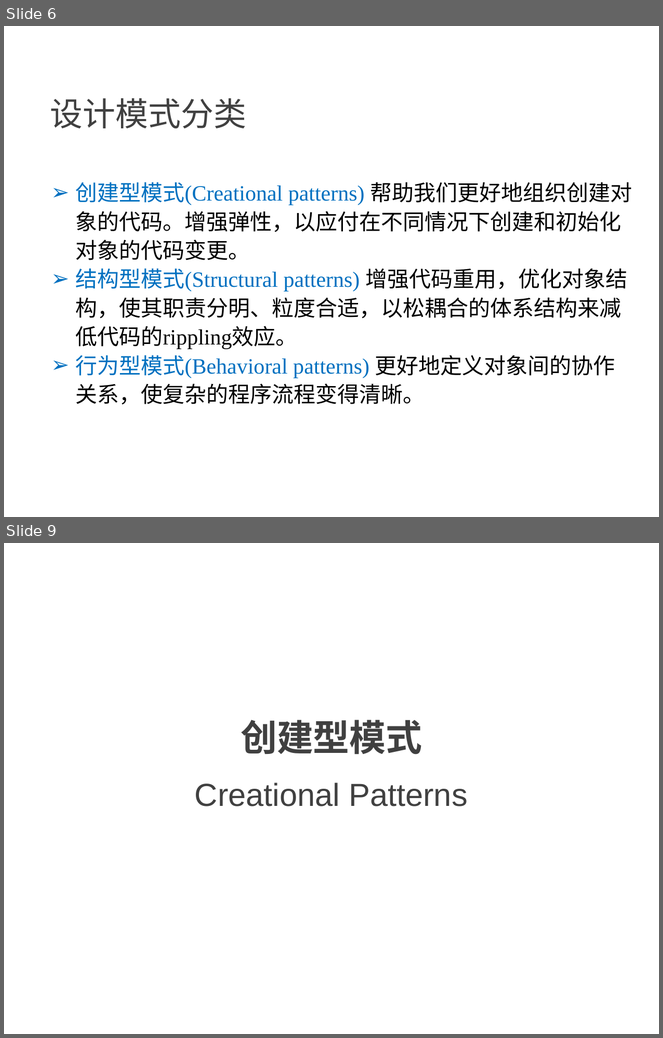
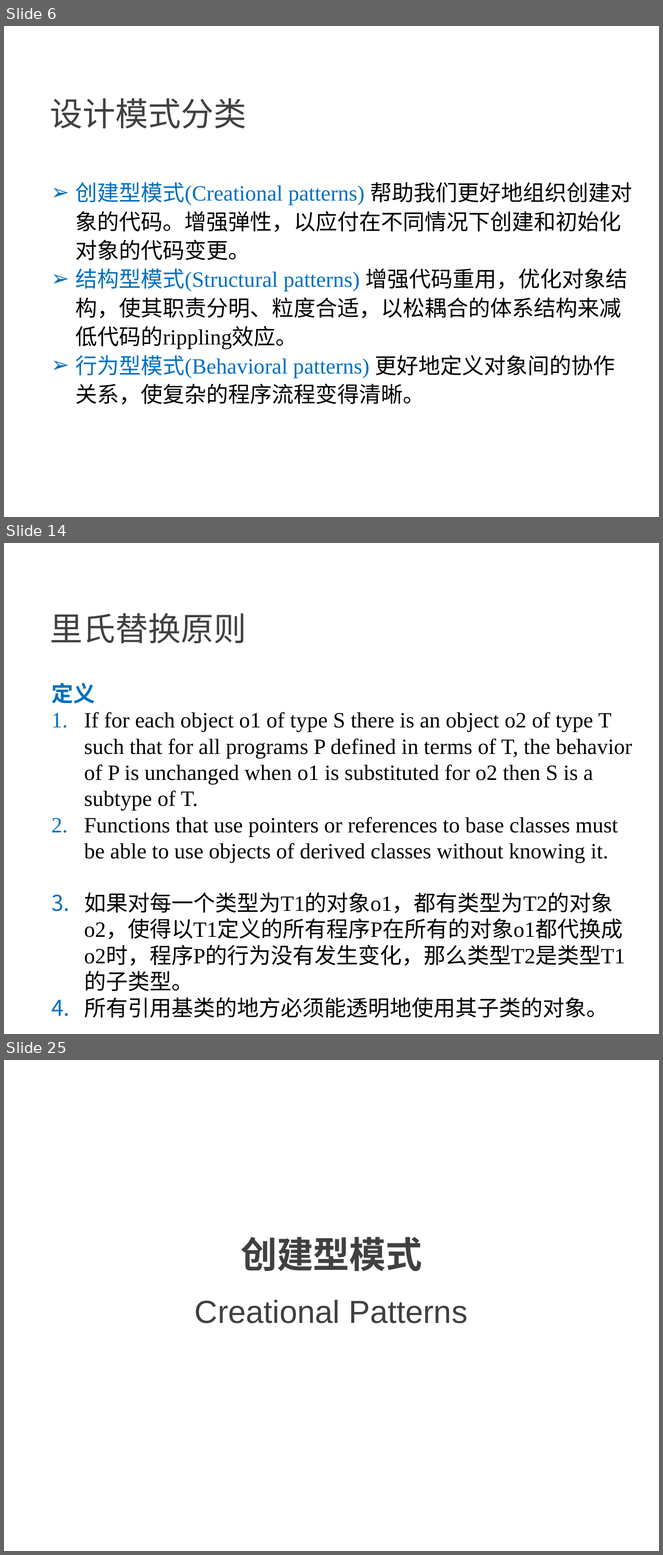
Before and after one commit to NewGr8Player/My-PPT, a slide deck: Design pattern/23种设计模式详解.pptx. Shown one above the other, each under a label of ours: slides 6 and 9 before the commit, slides 6, 14 and 25 after it; the slides between them are not shown. The pictures are 663x1038 and 663x1555 pixels, drawn with LibreOffice and Linux fonts; fonts in the diff are those of the drawing. Boxes give left, top, right and bottom in pixels: in the first picture for what was removed or moved away, otherwise in the second. Text is boxed around its words. In the diff, an @@ line names an element or a change of style, - is before the commit and + after.

Commit message:
修改PPT，增加里氏替换原则内容

```diff
--- a/Design pattern/23种设计模式详解.pptx
+++ b/Design pattern/23种设计模式详解.pptx
@@ slide 14 added at box(4, 543, 659, 1034), background #FFFFFF @@
@@ text added at box(50, 613, 246, 643), 36 pt, text #404040 @@
+里氏替换原则
@@ text added at box(51, 683, 633, 1018), 24 pt, text #000000 @@
+定义
+1. If for each object o1 of type S there is an object o2 of type T such that for all programs P defined in terms of T, the behavior of P is unchanged when o1 is substituted for o2 then S is a subtype of T.
+2. Functions that use pointers or references to base classes must be able to use objects of derived classes without knowing it.
+3. 如果对每一个类型为T1的对象o1，都有类型为T2的对象o2，使得以T1定义的所有程序P在所有的对象o1都代换成o2时，程序P的行为没有发生变化，那么类型T2是类型T1的子类型。
+4. 所有引用基类的地方必须能透明地使用其子类的对象。
@@ what was slide 9 is now slide 25 @@
```
Also in this commit, not shown: 3 slides changed, 15 other slides added, 2 other files.
